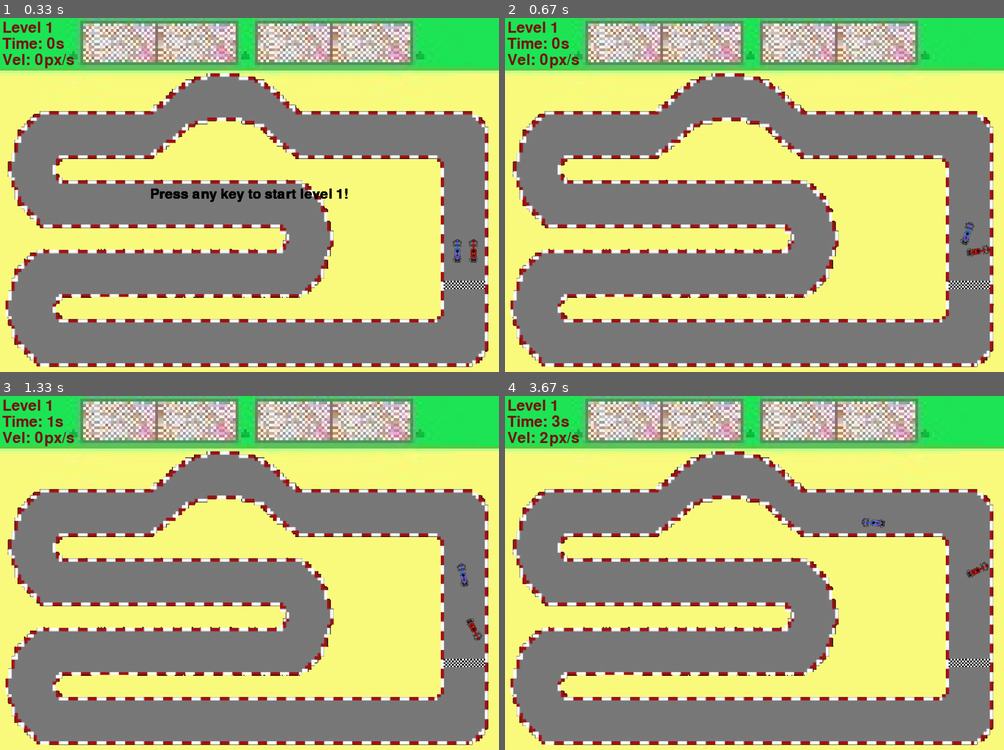
Above: before the commit, frames 1-4 (two rows, left to right).
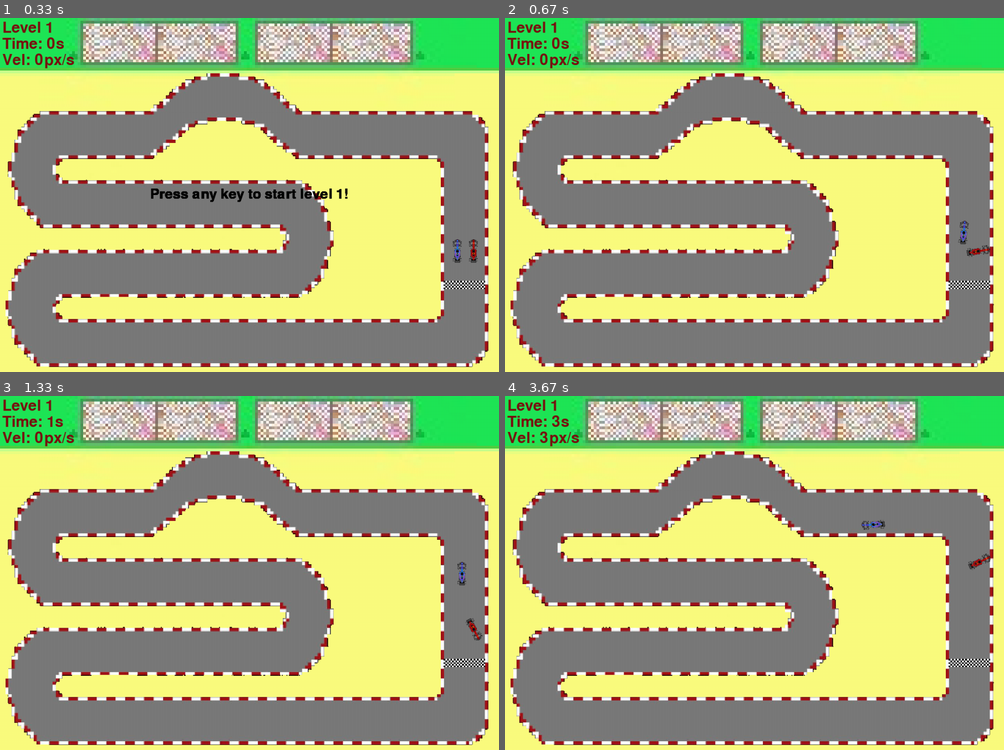
Above: after the commit, the same moments.

Repository: 203429/concurrente
Game: pygame game, started from Corte 3/race_game_pygame/main.py
Two runs of this game, one before a commit and one after it. Both use one fixed random seed, a clock stepped at 60 frames per second and the inputs below.
Inputs:
- Up to frame 1 (0.33 s): no input
- Up to frame 2 (0.67 s): hold D from 0.33 s (still down)
- Up to frame 3 (1.33 s): release D at 0.8 s; hold W 0.83-1.13 s; hold D from 1.17 s (still down)
- Up to frame 4 (3.67 s): release D at 1.63 s; hold A 1.67-2.2 s; hold S 2.23-2.53 s; hold A 2.57-2.97 s; hold W 3-3.37 s; hold D from 3.4 s (still down)

Frame 1 is identical in both runs. In frame 2, 0.1% of the frame differs, in the area x 90-95%, y 57-65%; in frame 3, less than 0.1%; in frame 4, 0.3%, in the area x 7-98%, y 10-52%.

Commit message:
paths updated

Diff:
--- a/Corte 3/race_game_pygame/main.py
+++ b/Corte 3/race_game_pygame/main.py
@@ -63,8 +63,6 @@
         self.vel = 0
         self.rotation_vel = rotation_vel
         self.angle = 0
-        # self.img = self.IMG
-        # self.x, self.y = self.START_POS
         self.img = img
         self.x, self.y = start_pos
         self.acceleration = 0.3
@@ -168,8 +166,14 @@
 
     def next_level(self, level, start_pos):
         self.reset(start_pos)
-        self.vel = self.max_vel + (level - 1) * 0.2
+        self.vel = self.max_vel + (level - 1) * 2
         self.current_point = 0
+        if level==2:
+            type_path = random.randint(0,3)
+            self.path = paths.PATHS_LV2[type_path]
+        if level==3:
+            type_path = random.randint(0,3)
+            self.path = paths.PATHS_LV3[type_path]
 
 def draw(win, images, player_car, computer_car, game_info):
     for img,pos in images:
@@ -239,7 +243,6 @@
             pygame.display.update()
             for event in pygame.event.get():
                 if event.type == pygame.QUIT:
-                    # print(computer_car.path)
                     pygame.quit()
                     sys.exit()
 
@@ -248,7 +251,6 @@
 
         for event in pygame.event.get():
             if event.type == pygame.QUIT:
-                # print(computer_car.path)
                 pygame.quit()
                 sys.exit()
 
@@ -265,17 +267,16 @@
             blit_text_center(WIN, MAIN_FONT, "You won the game!")
             pygame.display.update()
             pygame.time.wait(5000)
-            game_info.reset()
-            player_car.reset(CAR1_POS)
-            computer_car.reset(CAR2_POS)
+            pygame.quit()
+            sys.exit()
 
 if __name__ == '__main__':
     clock = pygame.time.Clock()
     images = [(GRASS, (0,0)),(TRACK, (-30,120)),(FINISH, FINISH_POS)]
 
-    player_car = PlayerCar(CAR1, CAR1_POS, 5,4)
-
-    type_path = random.randint(0,4)
+    player_car = PlayerCar(CAR1, CAR1_POS, 6,4)
+
+    type_path = random.randint(0,3)
     computer_car = ComputerCar(CAR2, CAR2_POS, 2, 4, paths.PATHS_LV1[type_path])
     # computer_car2 = ComputerCar(CAR3, CAR3_POS, 2, 4, PATH1)
     game_info = GameInfo()
--- a/Corte 3/race_game_pygame/paths.py
+++ b/Corte 3/race_game_pygame/paths.py
@@ -1,31 +1,27 @@
 PATHS_LV1 = [
-    [(995, 429), (996, 380), (986, 326), (970, 276), (908, 258), (807, 251), (725, 245), (633, 232), (574, 202), (528, 170), (474, 162), (419, 180), (375, 213), (338, 242), (250, 243), (167, 244), (127, 246), (102, 262), (76, 290), (64, 340), (71, 387), (120, 407), (212, 409), (298, 401), (381, 400), (425, 400), (488, 393), (561, 384), (626, 387), (659, 420), (668, 454), (663, 509), (646, 542), (608, 555), (547, 555), (481, 556), (431, 555), (373, 549), (321, 549), (267, 552), (222, 547), (167, 543), (119, 546), (90, 559), (72, 586), (69, 624), (78, 656), (100, 685), (159, 689), (211, 706), (307, 715), (361, 715), (427, 716), (476, 717), (518, 713), (567, 714), (628, 713), (677, 717), (728, 717), (792, 716), (839, 715), (880, 716), (929, 715), (969, 714), (999, 714), (1004, 684), (1014, 654), (1014, 628), (1017, 601), (1021, 582)],
-    [(988, 435), (981, 383), (982, 337), (977, 305), (968, 278), (938, 256), (902, 257), (871, 264), (818, 273), (772, 276), (734, 270), (696, 261), (671, 260), (641, 245), (606, 223), (588, 209), (562, 196), (540, 185), (514, 183), (474, 187), (416, 187), (381, 203), (360, 218), (343, 233), (319, 244), (300, 245), (275, 249), (236, 256), (204, 257), (171, 260), (143, 261), (112, 273), (91, 298), (82, 324), (86, 356), (100, 370), (125, 378), (162, 385), (191, 389), (228, 389), (262, 386), (295, 385), (334, 386), (360, 385), (393, 383), (419, 385), (445, 386), (484, 387), (523, 385), (560, 385), (584, 385), (609, 392), (621, 405), (630, 425), (642, 451), (646, 477), (641, 511), (619, 532), (570, 539), (528, 541), (454, 540), (326, 538), (211, 534), (107, 536), (67, 578), (54, 621), (69, 652), (83, 674), (113, 687), (156, 689), (203, 689), (232, 688), (288, 690), (470, 687), (728, 688), (819, 709), (880, 723), (946, 730), (990, 704), (1006, 668), (1010, 624), (1012, 574)],
-    [(1030, 390), (1026, 306), (1003, 268), (962, 243), (912, 231), (854, 233), (791, 227), (716, 221), (666, 220), (605, 210), (558, 188), (511, 159), (448, 169), (401, 180), (363, 198), (332, 216), (241, 227), (172, 230), (101, 242), (78, 269), (60, 322), (67, 374), (99, 409), (160, 420), (220, 423), (304, 423), (367, 422), (434, 418), (490, 416), (526, 398), (570, 382), (634, 384), (669, 411), (680, 459), (681, 506), (662, 550), (618, 567), (120, 535), (74, 587), (48, 628), (58, 685), (96, 713), (133, 731), (331, 732), (643, 713), (838, 701), (963, 671), (1012, 581)],
-    [(984, 438), (1005, 408), (1029, 384), (1019, 329), (1002, 304), (977, 285), (915, 272), (842, 254), (807, 258), (743, 264), (661, 256), (611, 219), (558, 178), (499, 175), (448, 190), (358, 221), (294, 249), (180, 254), (120, 261), (64, 312), (66, 364), (100, 396), (164, 416), (237, 404), (341, 398), (404, 389), (506, 388), (571, 386), (628, 386), (661, 413), (682, 456), (674, 515), (620, 550), (510, 561), (394, 561), (304, 549), (226, 537), (104, 532), (78, 573), (72, 630), (70, 675), (124, 710), (230, 727), (393, 713), (568, 697), (730, 708), (856, 724), (923, 716), (962, 696), (1002, 648), (1029, 579)],
-    [(990, 436), (986, 403), (982, 371), (975, 340), (963, 314), (941, 289), (880, 272), (816, 270), (771, 259), (728, 246), (699, 235), (662, 223), (622, 220), (559, 214), (496, 206), (444, 205), (380, 210), (338, 218), (285, 221), (208, 222), (152, 224), (87, 239), (59, 271), (64, 338), (111, 377), (196, 392), (274, 395), (364, 396), (445, 389), (517, 383), (606, 383), (668, 403), (678, 450), (670, 505), (638, 533), (584, 536), (507, 536), (395, 534), (283, 533), (226, 537), (138, 530), (77, 546), (56, 590), (43, 640), (69, 690), (124, 721), (260, 723), (419, 712), (568, 705), (679, 704), (794, 697), (877, 685), (950, 709), (986, 713), (1015, 693), (1023, 644), (1019, 585)]
+    [(990, 363), (992, 337), (989, 301), (959, 266), (915, 257), (869, 256), (819, 252), (764, 255), (713, 248), (652, 241), (597, 217), (562, 197), (502, 189), (444, 187), (403, 202), (362, 218), (315, 227), (252, 234), (179, 233), (111, 240), (80, 274), (63, 321), (65, 367), (96, 401), (154, 418), (238, 414), (333, 400), (439, 392), (564, 383), (642, 374), (664, 400), (681, 436), (687, 486), (673, 528), (634, 555), (586, 565), (528, 567), (461, 559), (398, 549), (334, 539), (241, 534), (178, 533), (126, 538), (74, 565), (58, 614), (61, 673), (90, 706), (144, 727), (208, 726), (264, 722), (872, 700), (917, 695), (958, 685), (988, 661), (1003, 626), (1008, 576)],
+
+    [(996, 341), (1010, 327), (1021, 301), (1008, 261), (967, 247), (912, 245), (871, 257), (823, 270), (777, 273), (725, 268), (681, 261), (633, 248), (596, 230), (559, 217), (502, 209), (451, 206), (400, 209), (359, 219), (306, 223), (256, 225), (203, 225), (158, 236), (119, 260), (99, 297), (100, 329), (112, 357), (137, 387), (170, 415), (204, 433), (250, 438), (290, 438), (324, 431), (363, 428), (403, 416), (453, 408), (494, 401), (542, 394), (585, 386), (625, 388), (652, 409), (662, 441), (664, 476), (651, 505), (620, 522), (571, 530), (530, 533), (474, 538), (441, 541), (347, 536), (181, 535), (96, 540), (57, 580), (54, 628), (80, 655), (126, 673), (171, 679), (201, 680), (282, 683), (463, 678), (575, 679), (671, 677), (743, 680), (836, 683), (914, 682), (962, 680), (992, 665), (1024, 643), (1034, 613), (1034, 579)],
+
+    [(995, 346), (969, 309), (933, 291), (883, 288), (824, 285), (764, 275), (724, 265), (663, 249), (597, 231), (535, 222), (452, 209), (373, 216), (281, 221), (212, 245), (142, 276), (90, 324), (94, 376), (139, 411), (201, 424), (303, 416), (430, 402), (523, 388), (612, 371), (662, 404), (683, 444), (690, 494), (676, 539), (635, 558), (546, 557), (432, 542), (117, 528), (68, 555), (46, 612), (55, 674), (96, 718), (130, 732), (912, 685), (953, 676), (980, 658), (998, 633), (1018, 576)],
+
+    [(1000, 340), (1005, 306), (960, 274), (838, 264), (737, 246), (655, 232), (599, 216), (487, 205), (377, 211), (325, 232), (259, 253), (163, 270), (105, 295), (88, 335), (104, 367), (149, 388), (223, 398), (349, 410), (414, 408), (468, 407), (551, 417), (605, 420), (644, 444), (655, 473), (652, 517), (605, 535), (529, 545), (431, 552), (303, 569), (195, 573), (118, 586), (93, 632), (122, 674), (214, 696), (919, 689), (953, 681), (987, 661), (1008, 628), (1020, 573)]
 ]
 PATHS_LV2 = [
+    [(1000, 333), (998, 286), (958, 267), (880, 262), (640, 243), (512, 168), (354, 232), (129, 234), (54, 314), (127, 419), (620, 380), (684, 441), (673, 537), (341, 553), (103, 544), (62, 620), (114, 721), (535, 690), (858, 702), (997, 699), (1020, 642), (1021, 572)],
+
+    [(1008, 324), (963, 270), (789, 252), (604, 211), (491, 188), (356, 221), (123, 270), (73, 355), (383, 385), (614, 415), (674, 494), (357, 554), (111, 572), (63, 660), (408, 697), (733, 709), (968, 702), (996, 579)],
+
+    [(1026, 317), (992, 261), (832, 241), (652, 235), (516, 184), (370, 214), (138, 233), (66, 322), (265, 404), (604, 384), (678, 483), (507, 583), (147, 540), (68, 625), (387, 703), (801, 703), (977, 681), (1020, 577)],
+
+    [(1014, 329), (964, 264), (741, 245), (491, 180), (345, 225), (128, 240), (62, 326), (212, 430), (586, 381), (679, 460), (536, 554), (135, 536), (77, 613), (217, 698), (769, 715), (985, 698), (1020, 580)]
+]
+PATHS_LV3 = [
+    [(1006, 334), (670, 266), (486, 150), (115, 252), (289, 419), (615, 374), (436, 563), (101, 525), (298, 718), (787, 687), (970, 681), (1031, 593)],
+
+    [(1006, 334), (670, 266), (486, 150), (115, 252), (289, 419), (615, 374), (436, 563), (101, 525), (298, 718), (787, 687), (970, 681), (1031, 593)],
+
+    [(1006, 334), (670, 266), (486, 150), (115, 252), (289, 419), (615, 374), (436, 563), (101, 525), (298, 718), (787, 687), (970, 681), (1031, 593)],
+
     [(1006, 334), (670, 266), (486, 150), (115, 252), (289, 419), (615, 374), (436, 563), (101, 525), (298, 718), (787, 687), (970, 681), (1031, 593)]
 ]
-PATHS_LV3 = [
-    [(1006, 334), (670, 266), (486, 150), (115, 252), (289, 419), (615, 374), (436, 563), (101, 525), (298, 718), (787, 687), (970, 681), (1031, 593)]
-]
-PATHS_LV4 = [
-    [(1006, 334), (670, 266), (486, 150), (115, 252), (289, 419), (615, 374), (436, 563), (101, 525), (298, 718), (787, 687), (970, 681), (1031, 593)]
-]
-PATHS_LV5 = [
-    [(1006, 334), (670, 266), (486, 150), (115, 252), (289, 419), (615, 374), (436, 563), (101, 525), (298, 718), (787, 687), (970, 681), (1031, 593)]
-]
-PATHS_LV6 = [
-    [(1006, 334), (670, 266), (486, 150), (115, 252), (289, 419), (615, 374), (436, 563), (101, 525), (298, 718), (787, 687), (970, 681), (1031, 593)]
-]
-PATHS_LV7 = [
-    [(1006, 334), (670, 266), (486, 150), (115, 252), (289, 419), (615, 374), (436, 563), (101, 525), (298, 718), (787, 687), (970, 681), (1031, 593)]
-]
-PATHS_LV8 = [
-    [(1006, 334), (670, 266), (486, 150), (115, 252), (289, 419), (615, 374), (436, 563), (101, 525), (298, 718), (787, 687), (970, 681), (1031, 593)]
-]
-PATHS_LV9 = [
-    [(1006, 334), (670, 266), (486, 150), (115, 252), (289, 419), (615, 374), (436, 563), (101, 525), (298, 718), (787, 687), (970, 681), (1031, 593)]
-]
